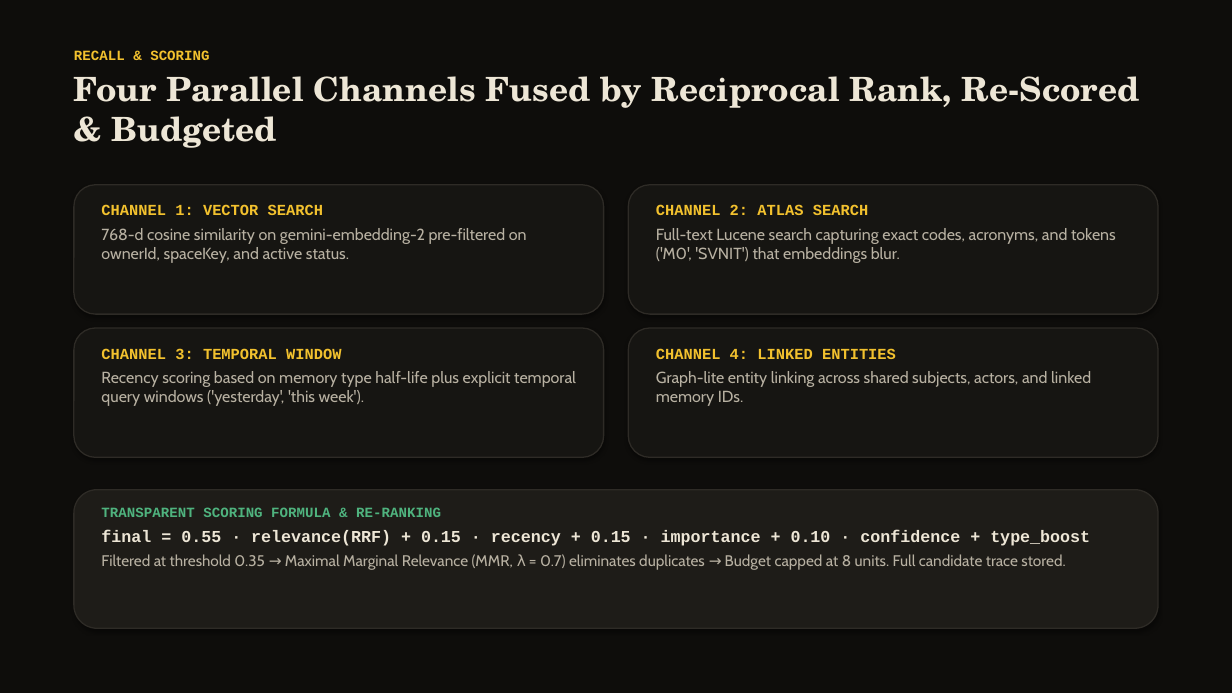
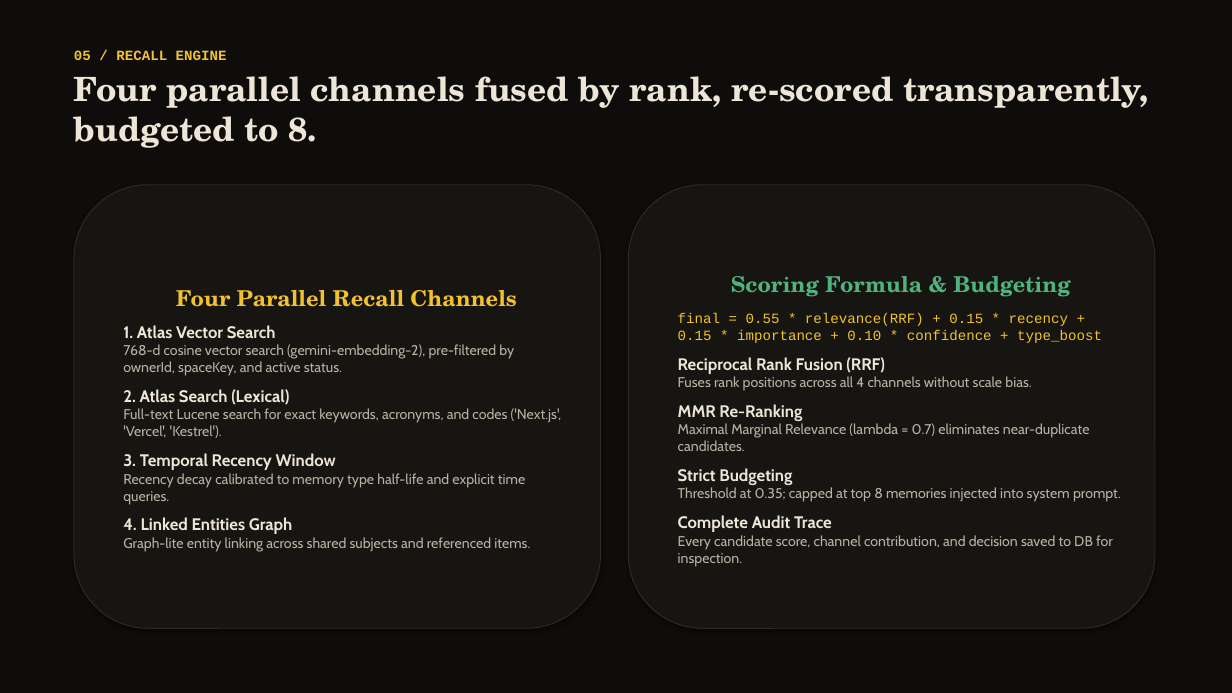
Before and after one commit to vaibhavcodesx/radahn, a slide deck: slide 6 of docs/deck/radahn.pptx. Drawn at 1232x693 pixels with LibreOffice and Linux fonts; fonts in the diff are those of the drawing. Boxes give left, top, right and bottom in pixels: in the first picture for what was removed or moved away, otherwise in the second. Text is boxed around its words. In the diff, an @@ line names an element or a change of style, - is before the commit and + after.

Commit message:
feat(media): refresh screenshots, og.png, judge-path.gif, deck and demo-script for Kestrel persona with G7 review fixes

```diff
--- a/docs/deck/radahn.pptx
+++ b/docs/deck/radahn.pptx
@@ text at [74,50,1149,148]: text changed @@
-RECALL & SCORING
-Four Parallel Channels Fused by Reciprocal Rank, Re-Scored & Budgeted
+05 / RECALL ENGINE
+Four parallel channels fused by rank, re-scored transparently, budgeted to 8.
@@ rounded rectangle "Four Parallel Recall Channels": place and size @@
-rounded rectangle "Four Parallel Recall Channels" at [74,185,604,314]
+rounded rectangle "Four Parallel Recall Channels" at [74,185,601,628]
@@ rounded rectangle "Four Parallel Recall Channels" at [74,185,601,628]: outline #2E2B26 1 pt to #2E2B26 0.75 pt @@
@@ text removed at [101,204,527,263] @@
-CHANNEL 1: VECTOR SEARCH
-768-d cosine similarity on gemini-embedding-2 pre-filtered on ownerId, spaceKey, and active status.
@@ rounded rectangle removed at [628,185,1158,314] @@
@@ rounded rectangle added at [628,185,1155,628], fill #161512, outline #2E2B26 0.75 pt, 11 pt, text #B8B1A2 @@
+Scoring Formula & Budgeting
+final = 0.55 * relevance(RRF) + 0.15 * recency + 0.15 * importance + 0.10 * confidence + type_boost
+Reciprocal Rank Fusion (RRF)
+Fuses rank positions across all 4 channels without scale bias.
+MMR Re-Ranking
+Maximal Marginal Relevance (lambda = 0.7) eliminates near-duplicate candidates.
+Strict Budgeting
+Threshold at 0.35; capped at top 8 memories injected into system prompt.
+Complete Audit Trace
+Every candidate score, channel contribution, and decision saved to DB for inspection.
@@ text removed at [656,204,1116,263] @@
-CHANNEL 2: ATLAS SEARCH
-Full-text Lucene search capturing exact codes, acronyms, and tokens ('M0', 'SVNIT') that embeddings blur.
@@ text in rounded rectangle at [123,290,561,552]: text added @@
+Four Parallel Recall Channels
+1. Atlas Vector Search
+768-d cosine vector search (gemini-embedding-2), pre-filtered by ownerId, spaceKey, and active status.
+2. Atlas Search (Lexical)
+Full-text Lucene search for exact keywords, acronyms, and codes ('Next.js', 'Vercel', 'Kestrel').
+3. Temporal Recency Window
+Recency decay calibrated to memory type half-life and explicit time queries.
+4. Linked Entities Graph
+Graph-lite entity linking across shared subjects and referenced items.
@@ rounded rectangle removed at [74,328,604,457] @@
@@ rounded rectangle removed at [628,328,1158,457] @@
@@ text removed at [101,348,576,406] @@
-CHANNEL 3: TEMPORAL WINDOW
-Recency scoring based on memory type half-life plus explicit temporal query windows ('yesterday', 'this week').
@@ text removed at [656,348,1091,406] @@
-CHANNEL 4: LINKED ENTITIES
-Graph-lite entity linking across shared subjects, actors, and linked memory IDs.
@@ rounded rectangle removed at [74,490,1158,628] @@
@@ text removed at [101,507,1090,570] @@
-TRANSPARENT SCORING FORMULA & RE-RANKING
-final = 0.55 · relevance(RRF) + 0.15 · recency + 0.15 · importance + 0.10 · confidence + type_boost
-Filtered at threshold 0.35 → Maximal Marginal Relevance (MMR, λ = 0.7) eliminates duplicates → Budget capped at 8 units. Full candidate trace stored.
```
Also in this commit, not shown: 9 other slides changed, 2 slides added, 2 slides removed, 13 other files.
